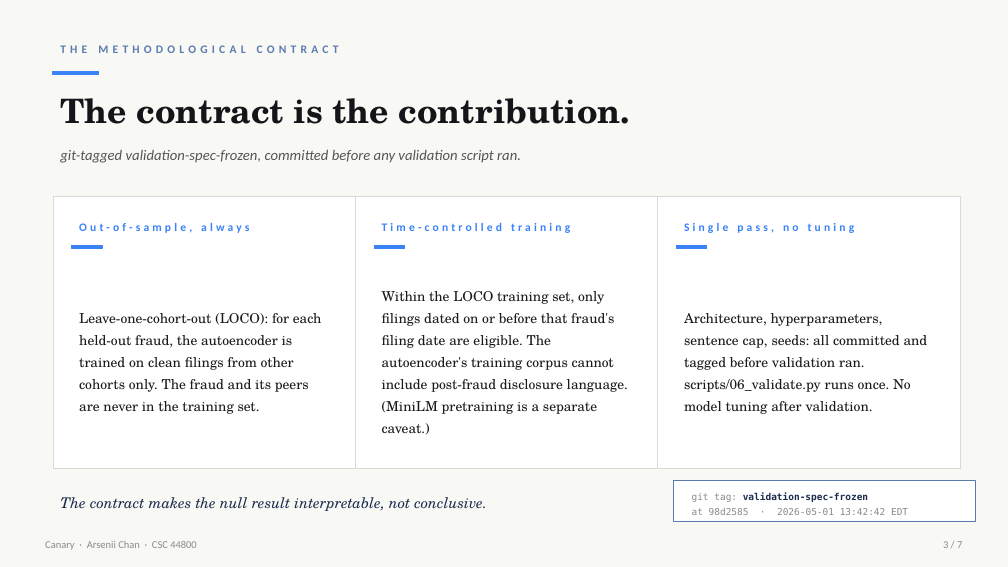
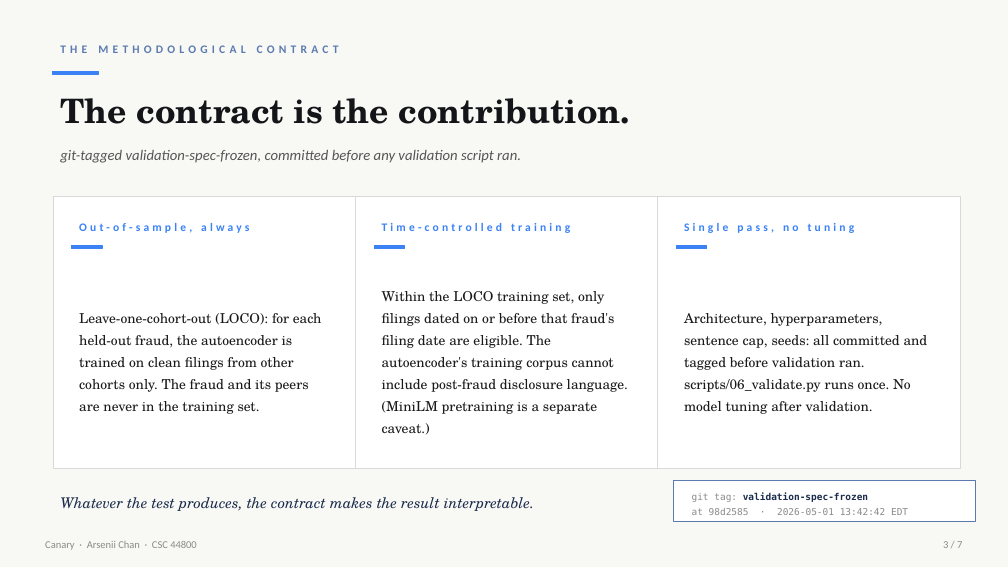
Before and after one commit to ArseniiChan/canary, a slide deck: slide 3 of reports/canary_deck.pptx. Drawn at 1008x567 pixels with LibreOffice and Linux fonts; fonts in the diff are those of the drawing. Boxes give left, top, right and bottom in pixels: in the first picture for what was removed or moved away, otherwise in the second. Text is boxed around its words. In the diff, an @@ line names an element or a change of style, - is before the commit and + after.

```diff
--- a/reports/canary_deck.pptx
+++ b/reports/canary_deck.pptx
@@ text at bbox=[60, 497, 534, 511]: text changed @@
-The contract makes the null result interpretable, not conclusive.
+Whatever the test produces, the contract makes the result interpretable.
```
Also in this commit, not shown: 1 other slide changed, 2 other files.
